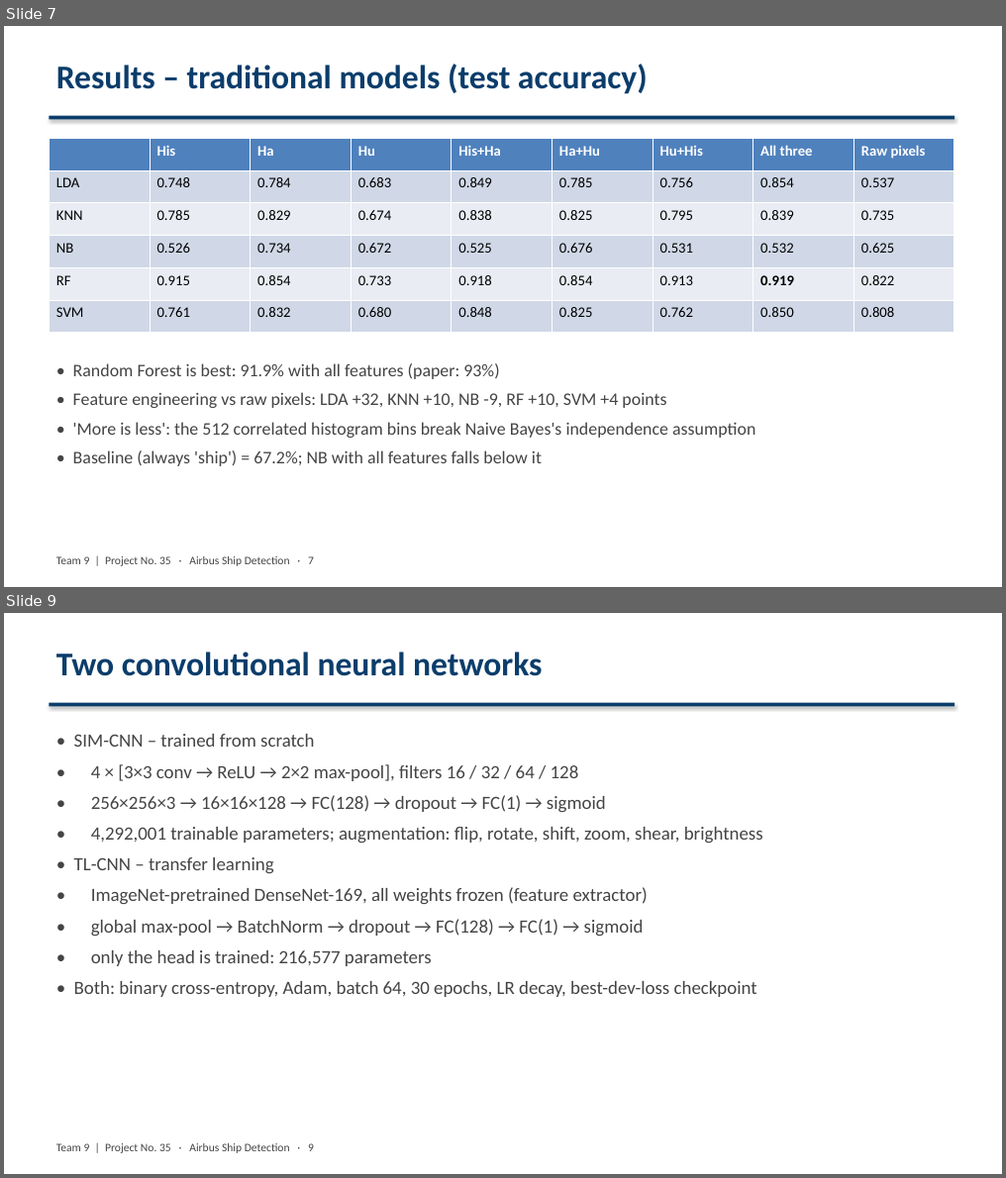
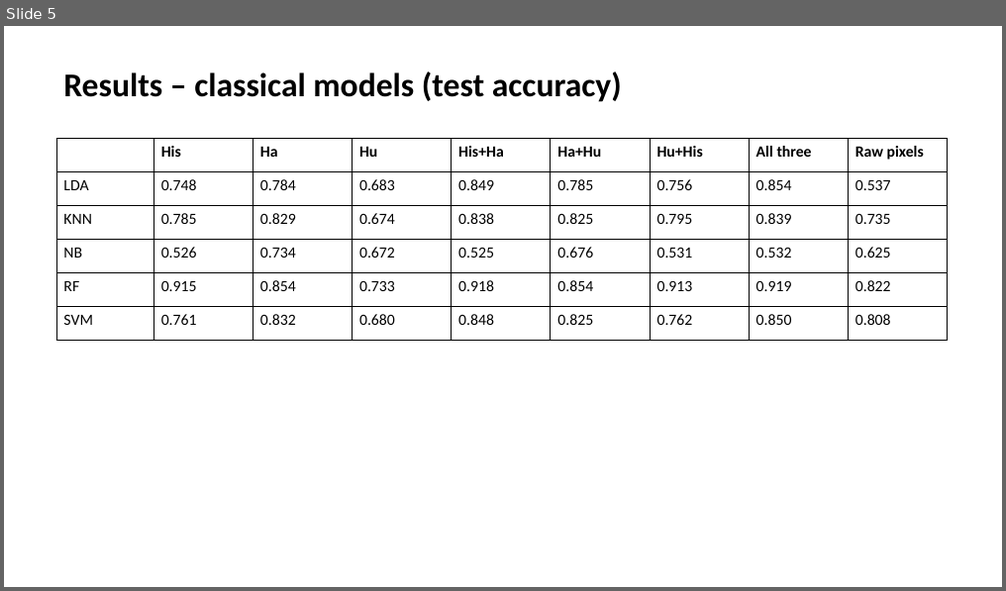
Before and after one commit to satvik1507-hehe/airbus-ship-detection, a slide deck: docs/Team9_Project35_Slides.pptx. Shown one above the other, each under a label of ours: slides 7 and 9 before the commit, slide 5 after it; the slides between them are not shown. The pictures are 1006x1178 and 1006x591 pixels, drawn with LibreOffice and Linux fonts; fonts in the diff are those of the drawing. Boxes give left, top, right and bottom in pixels: in the first picture for what was removed or moved away, otherwise in the second. Text is boxed around its words. In the diff, an @@ line names an element or a change of style, - is before the commit and + after.

Commit message:
Add live training demo, beginner's guide, plain slide deck and reference papers

```diff
--- a/docs/Team9_Project35_Slides.pptx
+++ b/docs/Team9_Project35_Slides.pptx
@@ slide 9 removed at (x1=4, y1=613, x2=1002, y2=1174), background #FFFFFF @@
@@ text removed at (x1=56, y1=652, x2=542, y2=676) @@
-Two convolutional neural networks
@@ rectangle removed at (x1=49, y1=703, x2=954, y2=707) @@
@@ text removed at (x1=74, y1=734, x2=763, y2=997) @@
-• SIM-CNN – trained from scratch
-• 4 × [3×3 conv → ReLU → 2×2 max-pool], filters 16 / 32 / 64 / 128
-• 256×256×3 → 16×16×128 → FC(128) → dropout → FC(1) → sigmoid
-• 4,292,001 trainable parameters; augmentation: flip, rotate, shift, zoom, shear, brightness
-• TL-CNN – transfer learning
-• ImageNet-pretrained DenseNet-169, all weights frozen (feature extractor)
-• global max-pool → BatchNorm → dropout → FC(128) → FC(1) → sigmoid
-• only the head is trained: 216,577 parameters
-• Both: binary cross-entropy, Adam, batch 64, 30 epochs, LR decay, best-dev-loss checkpoint
@@ text removed at (x1=56, y1=1144, x2=314, y2=1154) @@
-Team 9 | Project No. 35 · Airbus Ship Detection · 9
@@ what was slide 7 is now slide 5 @@
@@ slide 5 changed as well @@
@@ text at (x1=63, y1=72, x2=622, y2=102): text changed; text colour #0B3D6B to #000000 @@
-Results – traditional models (test accuracy)
+Results – classical models (test accuracy)
@@ rectangle removed at (x1=49, y1=116, x2=954, y2=120) @@
@@ table at (x1=56, y1=138, x2=944, y2=341) @@
@@ fill #4F81BD to #FFFFFF in row 1 @@
@@ fill #D0D8E8 to #FFFFFF in 27 cells @@
@@ fill #E9EDF4 to #FFFFFF in 18 cells @@
@@ size 14 to 15 pt @@
@@ text colour #FFFFFF to #000000 in "His", "Ha", "Hu", "His+Ha" and 4 more places @@
@@ bold off in "0.919" @@
@@ borders changed @@
@@ table resized from (x1=49, y1=138, x2=951, y2=333) to (x1=56, y1=138, x2=944, y2=341) @@
@@ text removed at (x1=73, y1=364, x2=755, y2=467) @@
-• Random Forest is best: 91.9% with all features (paper: 93%)
-• Feature engineering vs raw pixels: LDA +32, KNN +10, NB -9, RF +10, SVM +4 points
-• 'More is less': the 512 correlated histogram bins break Naive Bayes's independence assumption
-• Baseline (always 'ship') = 67.2%; NB with all features falls below it
@@ text removed at (x1=56, y1=557, x2=314, y2=567) @@
-Team 9 | Project No. 35 · Airbus Ship Detection · 7
```
Also in this commit, not shown: 4 other slides changed, 2 slides added, 9 other slides removed, 12 other files.
